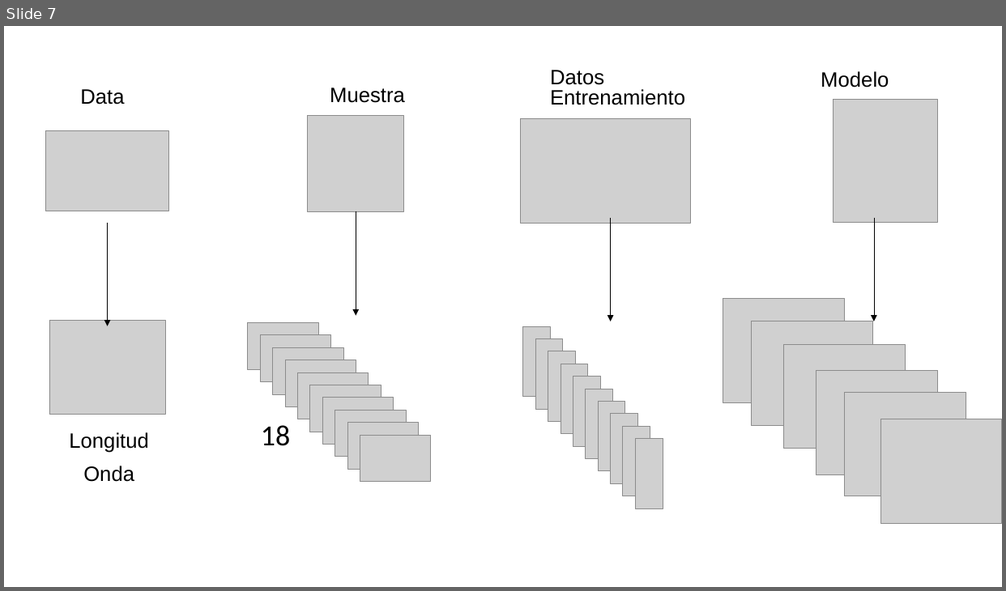
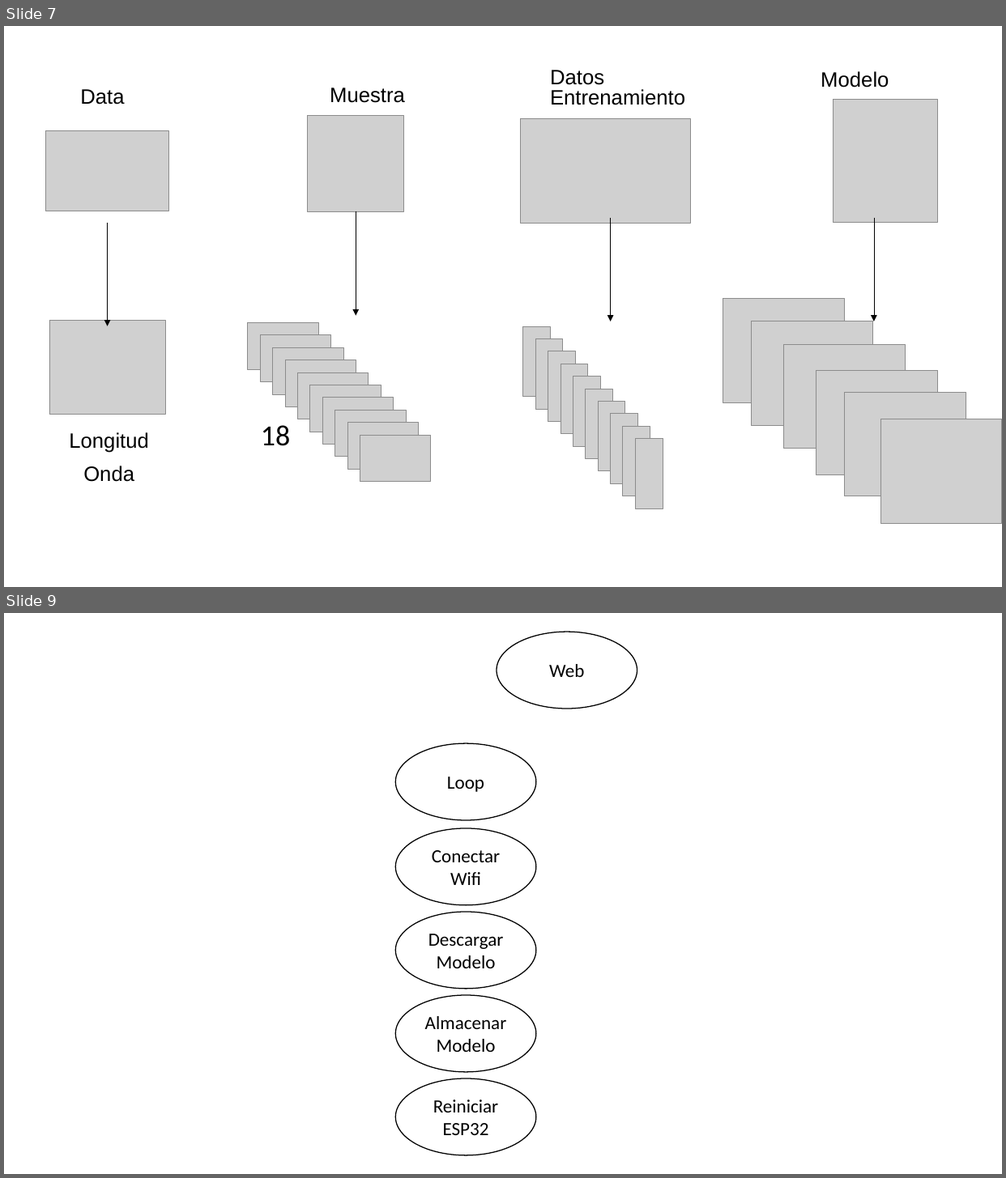
Before and after one commit to Esteban1914/Tesis_doc, a slide deck: Presentación1.pptx. Shown one above the other, each under a label of ours: slide 7 before the commit, slides 7 and 9 after it; the slides between them are not shown. The pictures are 1006x591 and 1006x1178 pixels, drawn with LibreOffice and Linux fonts; fonts in the diff are those of the drawing; grey boxes stand for pictures. Boxes give left, top, right and bottom in pixels: in the first picture for what was removed or moved away, otherwise in the second. Text is boxed around its words. In the diff, an @@ line names an element or a change of style, - is before the commit and + after.

```diff
--- a/Presentación1.pptx
+++ b/Presentación1.pptx
@@ slide 9 added at [4,613,1002,1174], background #FFFFFF @@
@@ ellipse added at [496,632,637,709], outline #000000 1 pt, 18 pt, text #000000 @@
+Web
@@ ellipse added at [395,743,536,820], outline #000000 1 pt, 18 pt, text #000000 @@
+Loop
@@ ellipse added at [395,828,536,905], outline #000000 1 pt, 18 pt, text #000000 @@
+Conectar Wifi
@@ ellipse added at [395,912,536,989], outline #000000 1 pt, 18 pt, text #000000 @@
+Descargar Modelo
@@ ellipse added at [395,995,536,1072], outline #000000 1 pt, 18 pt, text #000000 @@
+Almacenar Modelo
@@ ellipse added at [395,1079,536,1156], outline #000000 1 pt, 18 pt, text #000000 @@
+Reiniciar ESP32
```
Also in this commit, not shown: 1 other slide added, 1 other file.
